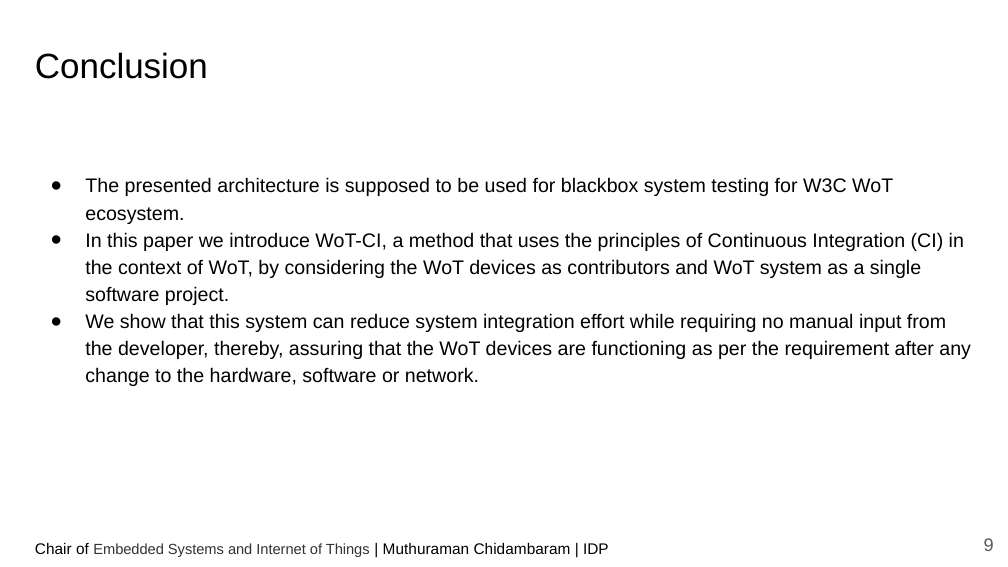
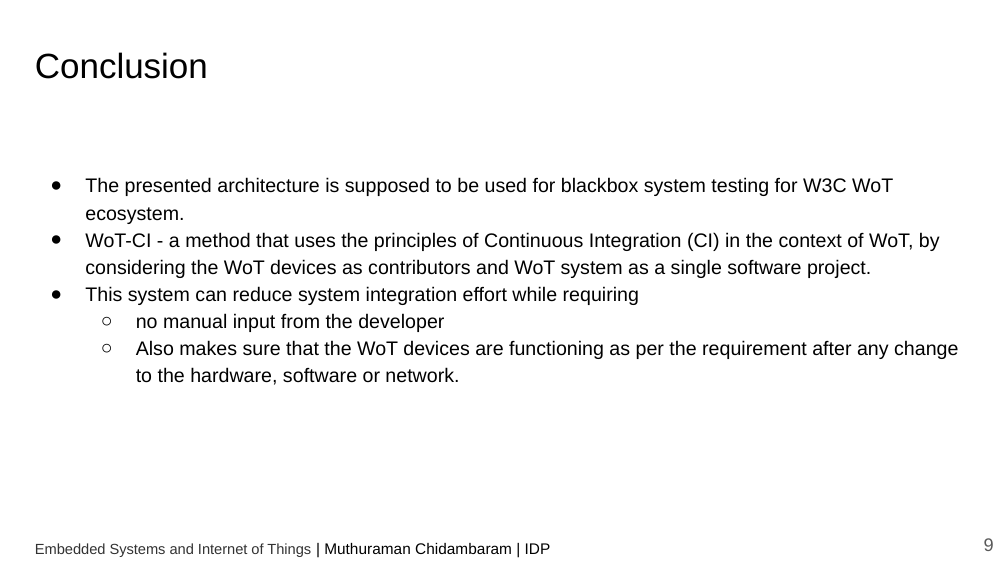
Before and after one commit to ctmuthu/wot-sys-ci, a slide deck: slide 9 of slides/IDP_WoT-CI.pptx. Drawn at 1008x567 pixels with LibreOffice and Linux fonts; fonts in the diff are those of the drawing. Boxes give left, top, right and bottom in pixels: in the first picture for what was removed or moved away, otherwise in the second. Text is boxed around its words. In the diff, an @@ line names an element or a change of style, - is before the commit and + after.

Commit message:
Updated Slides

```diff
--- a/slides/IDP_WoT-CI.pptx
+++ b/slides/IDP_WoT-CI.pptx
@@ text at bbox=[85, 232, 958, 385]: text changed @@
-● In this paper we introduce WoT-CI, a method that uses the principles of Continuous Integration (CI) in the context of WoT, by considering the WoT devices as contributors and WoT system as a single software project.
-● We show that this system can reduce system integration effort while requiring no manual input from the developer, thereby, assuring that the WoT devices are functioning as per the requirement after any change to the hardware, software or network.
+● WoT-CI - a method that uses the principles of Continuous Integration (CI) in the context of WoT, by considering the WoT devices as contributors and WoT system as a single software project.
+● This system can reduce system integration effort while requiring
+  ○ no manual input from the developer
+  ○ Also makes sure that the WoT devices are functioning as per the requirement after any change to the hardware, software or network.
@@ text at bbox=[35, 543, 551, 557]: text changed @@
-Chair of Embedded Systems and Internet of Things | Muthuraman Chidambaram | IDP
+Embedded Systems and Internet of Things | Muthuraman Chidambaram | IDP
```
Also in this commit, not shown: 10 other slides changed, 1 slide removed, 1 other file.
